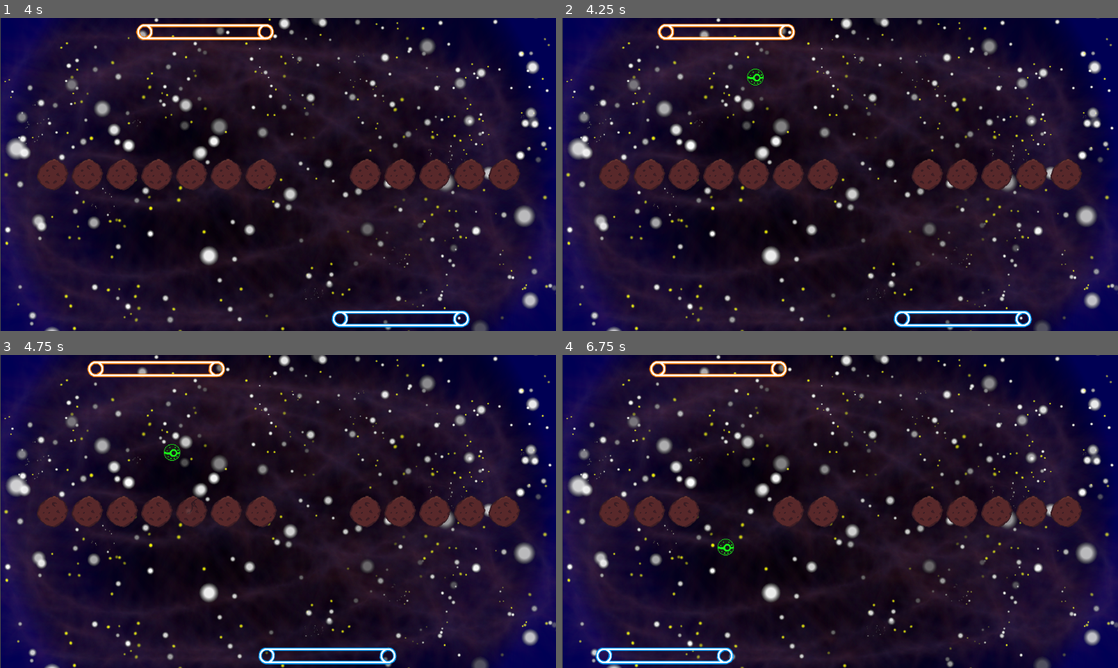
Above: before the commit, frames 1-4 (two rows, left to right).
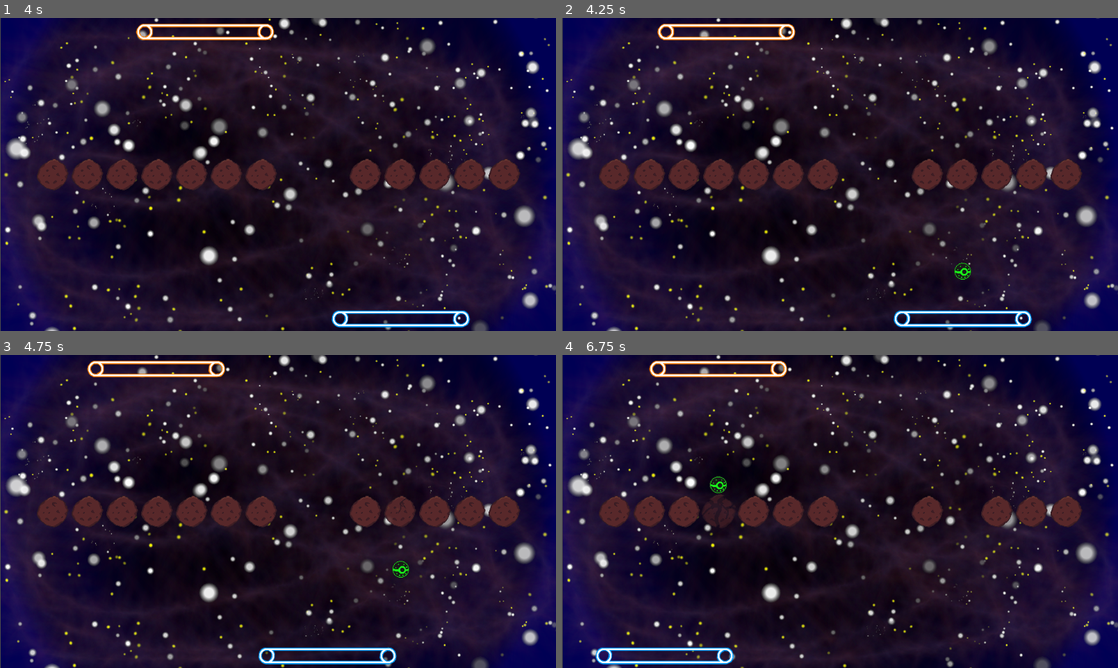
Above: after the commit, the same moments.

Repository: lswgamer/VOSES-Multiplayer
Game: Godot game, scene res://Scenes/MainMenu.tscn
Two runs of this game, one before a commit and one after it. Both use one fixed random seed, a clock stepped at 60 frames per second and the inputs below. Sound files missing from this copy of the repository are replaced by a short silence.
Inputs (mouse positions are in pixels of both pictures, inside the frame that each line leads up to):
- Up to frame 1 (4 s): click (278, 174) at 0.5 s; hold Right (lower_right) 1.28-2.03 s; hold Left (lower_left) 2.03-2.78 s; hold Right (lower_right) 2.78-3.53 s; hold A (upper_left) from 3.53 s (still down)
- Up to frame 2 (4.25 s): keep holding A (upper_left)
- Up to frame 3 (4.75 s): release A (upper_left) at 4.28 s; hold Left (lower_left) from 4.28 s (still down)
- Up to frame 4 (6.75 s): release Left (lower_left) at 6.53 s; hold Right (lower_right) from 6.53 s (still down)

Frame 1 is identical in both runs. In frame 2, 0.2% of the frame differs, in the area x 33-74%, y 16-84%; in frame 3, 0.2%; in frame 4, 1.2%, in the area x 25-75%, y 38-64%.

Commit message:
Add Persistent Lives between levels

Diff:
--- a/Breakout/Scripts/Global.gd
+++ b/Breakout/Scripts/Global.gd
@@ -3,3 +3,4 @@
 var ismuted : bool = false
 var starting_level : int = 0
 var song_pos : float = 0
+var starting_lives : int = 2
--- a/Breakout/Scripts/Level.gd
+++ b/Breakout/Scripts/Level.gd
@@ -2,6 +2,7 @@
 
 export var nivel = 0
 var chosen = 0 #Stores sprite number
+var old = 0
 var BLOCK_ = preload("res://Scenes/Block.tscn")
 var levelList = [] #Stores level configuration
 export var spwOffset = Vector2(0,50)
@@ -15,6 +16,7 @@
 func _ready(): #spawna a bola
 	randomize()
 	nivel = Global.starting_level
+	lives = Global.starting_lives
 	ball.position = lowerBar.position - spwOffset
 
 	var levels = File.new()
@@ -44,17 +46,21 @@
 		block_spawn(nivel)
 
 func transition_bgm():
-	for i in range(10):
-		yield(get_tree().create_timer(0.1), "timeout")
-		BGM.volume_db -= 10
-	var path = "res://Assets/BGM/" + str(chosen) +".mp3"
-	BGM.stream = path
-	for i in range(10):
-		yield(get_tree().create_timer(0.1), "timeout")
-		BGM.volume_db += 10
+	if old == chosen:
+		pass
+	else:
+		for i in range(10):
+			yield(get_tree().create_timer(0.1), "timeout")
+			BGM.volume_db -= 10
+		var path = "res://Assets/BGM/" + str(chosen) +".mp3"
+		BGM.stream = path
+		for i in range(10):
+			yield(get_tree().create_timer(0.1), "timeout")
+			BGM.volume_db += 10
 
 #Randomly generate sprite number and sets animation for bar, ball and bg
 func choose_animation(nivel):
+	old = chosen
 	chosen = randi()%5 + 1
 	if randi()%100 < 2: #1% chance of sprite-0
 		chosen = 0
@@ -70,7 +76,7 @@
 #Spawns block based on listLevel and call block group to set base animation
 func block_spawn(nivel):
 	lives += 1
-
+	print(lives)
 	ball.speed = 200 + 100*log(2*nivel+10)
 	for i in range(5):
 		for j in range(14):
